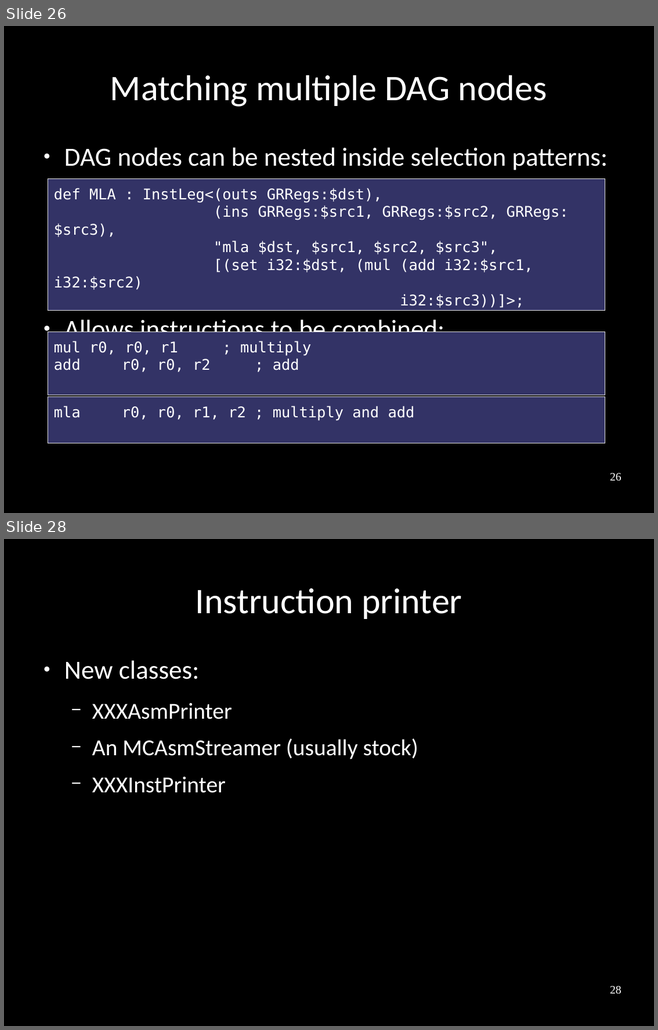
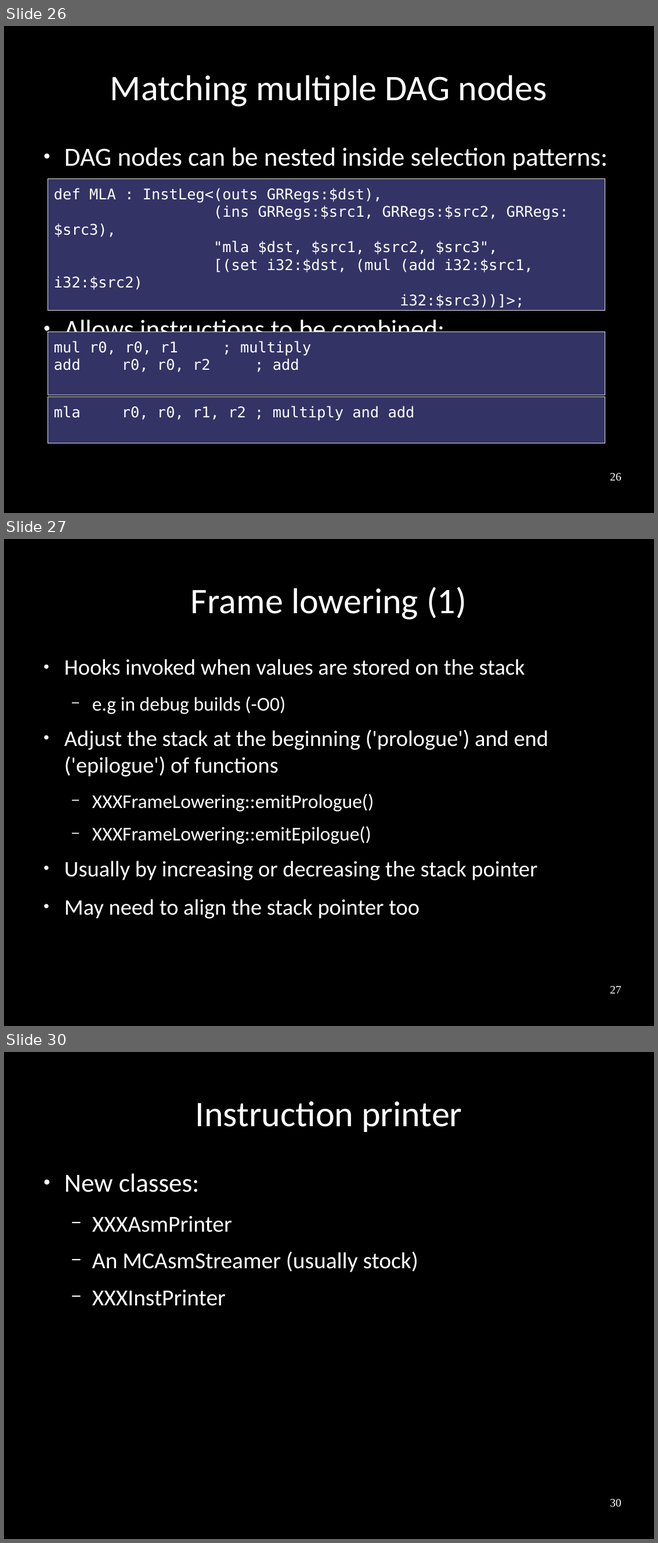
Before and after one commit to frasercrmck/llvm-leg, a slide deck: docs/Codeplay/Slides.odp. Shown one above the other, each under a label of ours: slides 26 and 28 before the commit, slides 26, 27 and 30 after it; the slides between them are not shown. The pictures are 658x1030 and 658x1543 pixels, drawn with LibreOffice and Linux fonts; fonts in the diff are those of the drawing. Boxes give left, top, right and bottom in pixels: in the first picture for what was removed or moved away, otherwise in the second. Text is boxed around its words. In the diff, an @@ line names an element or a change of style, - is before the commit and + after.

Commit message:
Frame lowering slides and minor modifications.

```diff
--- a/docs/Codeplay/Slides.odp
+++ b/docs/Codeplay/Slides.odp
@@ slide 27 added at <box>4,539,654,1026</box>, background #000000 @@
@@ title added at <box>191,587,466,620</box>, 44 pt, text #FFFFFF @@
+Frame lowering (1)
@@ text added at <box>64,659,548,919</box>, 27.2 pt, text #FFFFFF @@
+● Hooks invoked when values are stored on the stack
+  − e.g in debug builds (-O0)
+● Adjust the stack at the beginning ('prologue') and end ('epilogue') of functions
+  − XXXFrameLowering::emitPrologue()
+  − XXXFrameLowering::emitEpilogue()
+● Usually by increasing or decreasing the stack pointer
+● May need to align the stack pointer too
@@ page number added at <box>610,986,621,994</box>, 14 pt, text #FFFFFF @@
+27
@@ what was slide 28 is now slide 30 @@
@@ page number at <box>610,1499,621,1507</box>: text changed @@
-28
+30
```
Also in this commit, not shown: 11 slides changed, 5 other slides added, 3 slides removed.
